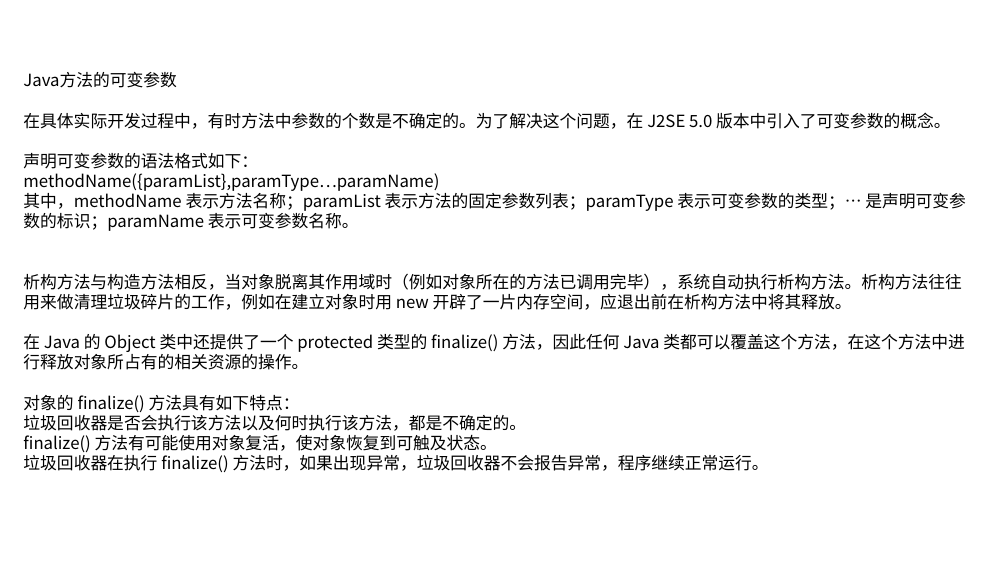
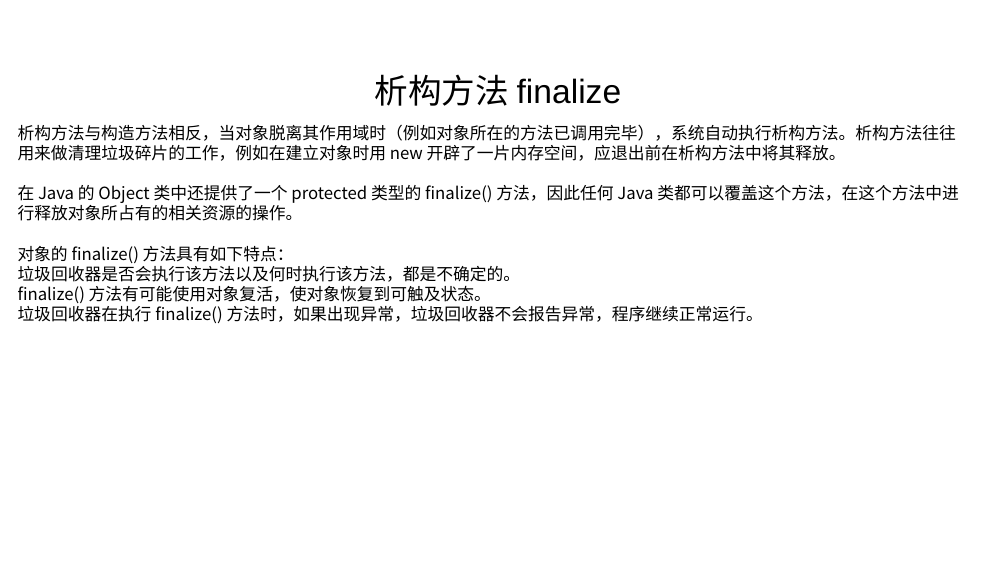
Before and after one commit to linkknown/PPT, a slide deck: slide 37 of 基础PPT/第2章：Java面向对象.pptx (slide 27 before the commit). Drawn at 1008x567 pixels with LibreOffice and Linux fonts; fonts in the diff are those of the drawing; background and template pictures are left out. Boxes give left, top, right and bottom in pixels: in the first picture for what was removed or moved away, otherwise in the second. Text is boxed around its words. In the diff, an @@ line names an element or a change of style, - is before the commit and + after.

```diff
--- a/基础PPT/第2章：Java面向对象.pptx
+++ b/基础PPT/第2章：Java面向对象.pptx
@@ text at [23, 72, 966, 231]: paragraphs removed @@
-Java方法的可变参数
-在具体实际开发过程中，有时方法中参数的个数是不确定的。为了解决这个问题，在 J2SE 5.0 版本中引入了可变参数的概念。
-声明可变参数的语法格式如下：
-methodName({paramList},paramType…paramName)
-其中，methodName 表示方法名称；paramList 表示方法的固定参数列表；paramType 表示可变参数的类型；… 是声明可变参数的标识；paramName 表示可变参数名称。
@@ text added at [375, 74, 622, 106], 32 pt, text #000000 @@
+析构方法 finalize
@@ text "析构方法与构造方法相反，当对象脱离其作用域时（例如对象所在的方法已调用完毕），系统自动执行析构方法。析构方法往往用来做清 ...": place and size @@
-text "析构方法与构造方法相反，当对象脱离其作用域时（例如对象所在的方法已调用完毕），系统自动执行析构方法。析构方法往往用来做清 ..." at [23, 72, 966, 472]
+text "析构方法与构造方法相反，当对象脱离其作用域时（例如对象所在的方法已调用完毕），系统自动执行析构方法。析构方法往往用来做清 ..." at [18, 125, 959, 323]
```
Also in this commit, not shown: 17 other slides changed, 6 slides added, 1 slide removed, 1 other file.
